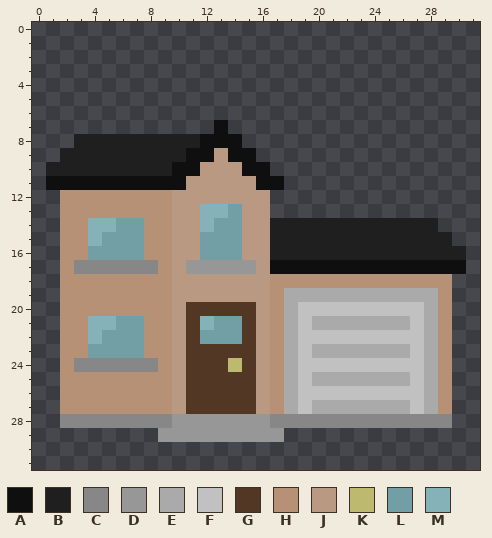
Two states of a pixel-art file, Assets/Textures/LibreSpriteSaves/house_lvl1.ase. Above is the file before it was changed.
32x32 pixels, 1 frame. Colours within 5 levels of each other are drawn and written as one.
Palette (. is transparent): A #0f0f0f  B #1f1f1f  C #878787  D #979797  E #aaaaaa  F #c1c1c1  G #513724  H #b69176  J #b99982  K #bdb96e  L #729ea6  M #85b1b9
Pixels before, first column x 1:
 7 ............A.................
 8 ..BBBBBBBBBAAA................
 9 .BBBBBBBBBAAJAA...............
10 BBBBBBBBBAAJJJAA..............
11 AAAAAAAAAAJJJJJAA.............
12 .HHHHHHHHJJJJJJJ..............
13 .HHHHHHHHJJMMLJJ..............
14 .HHMMLLHHJJMLLJJBBBBBBBBBBBB..
15 .HHMLLLHHJJLLLJJBBBBBBBBBBBBB.
16 .HHLLLLHHJJLLLJJBBBBBBBBBBBBBB
17 .HCCCCCCHJDDDDDJAAAAAAAAAAAAAA
18 .HHHHHHHHJJJJJJJHHHHHHHHHHHHH.
19 .HHHHHHHHJJJJJJJHEEEEEEEEEEEH.
20 .HHHHHHHHJGGGGGJHEFFFFFFFFFEH.
21 .HHMMLLHHJGMLLGJHEFEEEEEEEFEH.
22 .HHMLLLHHJGLLLGJHEFFFFFFFFFEH.
23 .HHLLLLHHJGGGGGJHEFEEEEEEEFEH.
24 .HCCCCCCHJGGGKGJHEFFFFFFFFFEH.
25 .HHHHHHHHJGGGGGJHEFEEEEEEEFEH.
26 .HHHHHHHHJGGGGGJHEFFFFFFFFFEH.
27 .HHHHHHHHJGGGGGJHEFEEEEEEEFEH.
28 .CCCCCCCCDDDDDDDCCCCCCCCCCCCC.
29 ........DDDDDDDDD.............
New version:
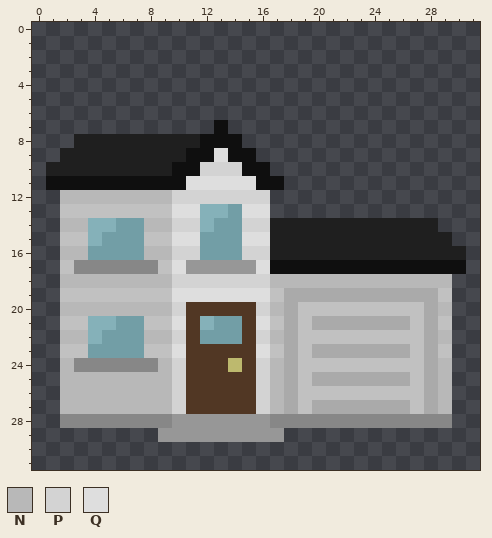
Colours new in this view: N #b8b8b8  P #d3d3d3  Q #dedede
Message: [+] All house lvl textures are done
Difference:
{"y":9,"x":13,"old":"J","new":"Q"}
{"y":10,"x":12,"old":"JJJ","new":"PPP"}
{"y":11,"x":11,"old":"JJJJJ","new":"QQQQQ"}
{"y":12,"x":2,"old":"HHHHHHHHJJJJJJJ","new":"NNNNNNNNPPPPPPP"}
{"y":13,"x":2,"old":"HHHHHHHHJJ","new":"FFFFFFFFQQ"}
{"y":13,"x":15,"old":"JJ","new":"QQ"}
{"y":14,"x":2,"old":"HH","new":"NN"}
{"y":14,"x":8,"old":"HHJJ","new":"NNPP"}
{"y":14,"x":15,"old":"JJ","new":"PP"}
{"y":15,"x":2,"old":"HH","new":"FF"}
{"y":15,"x":8,"old":"HHJJ","new":"FFQQ"}
{"y":15,"x":15,"old":"JJ","new":"QQ"}
{"y":16,"x":2,"old":"HH","new":"NN"}
{"y":16,"x":8,"old":"HHJJ","new":"NNPP"}
{"y":16,"x":15,"old":"JJ","new":"PP"}
{"y":17,"x":2,"old":"H","new":"F"}
{"y":17,"x":9,"old":"HJ","new":"FQ"}
{"y":17,"x":16,"old":"J","new":"Q"}
{"y":18,"x":2,"old":"HHHHHHHHJJJJJJJHHHHHHHHHHHHH","new":"NNNNNNNNPPPPPPPNNNNNNNNNNNNN"}
{"y":19,"x":2,"old":"HHHHHHHHJJJJJJJH","new":"FFFFFFFFQQQQQQQF"}
{"y":19,"x":29,"old":"H","new":"F"}
{"y":20,"x":2,"old":"HHHHHHHHJ","new":"NNNNNNNNP"}
{"y":20,"x":16,"old":"JH","new":"PN"}
{"y":20,"x":29,"old":"H","new":"N"}
{"y":21,"x":2,"old":"HH","new":"FF"}
{"y":21,"x":8,"old":"HHJ","new":"FFQ"}
{"y":21,"x":16,"old":"JH","new":"QF"}
{"y":21,"x":29,"old":"H","new":"F"}
{"y":22,"x":2,"old":"HH","new":"NN"}
{"y":22,"x":8,"old":"HHJ","new":"NNP"}
{"y":22,"x":16,"old":"JH","new":"PN"}
{"y":22,"x":29,"old":"H","new":"N"}
{"y":23,"x":2,"old":"HH","new":"FF"}
{"y":23,"x":8,"old":"HHJ","new":"FFQ"}
{"y":23,"x":16,"old":"JH","new":"QF"}
{"y":23,"x":29,"old":"H","new":"F"}
{"y":24,"x":2,"old":"H","new":"N"}
{"y":24,"x":9,"old":"HJ","new":"NP"}
{"y":24,"x":16,"old":"JH","new":"PN"}
{"y":24,"x":29,"old":"H","new":"N"}
{"y":25,"x":2,"old":"HHHHHHHHJ","new":"NNNNNNNNP"}
{"y":25,"x":16,"old":"JH","new":"PN"}
{"y":25,"x":29,"old":"H","new":"N"}
{"y":26,"x":2,"old":"HHHHHHHHJ","new":"NNNNNNNNP"}
{"y":26,"x":16,"old":"JH","new":"PN"}
{"y":26,"x":29,"old":"H","new":"N"}
{"y":27,"x":2,"old":"HHHHHHHHJ","new":"NNNNNNNNP"}
{"y":27,"x":16,"old":"JH","new":"PN"}
{"y":27,"x":29,"old":"H","new":"N"}
{"label":"changed","picture_box":[60,148,452,414]}
